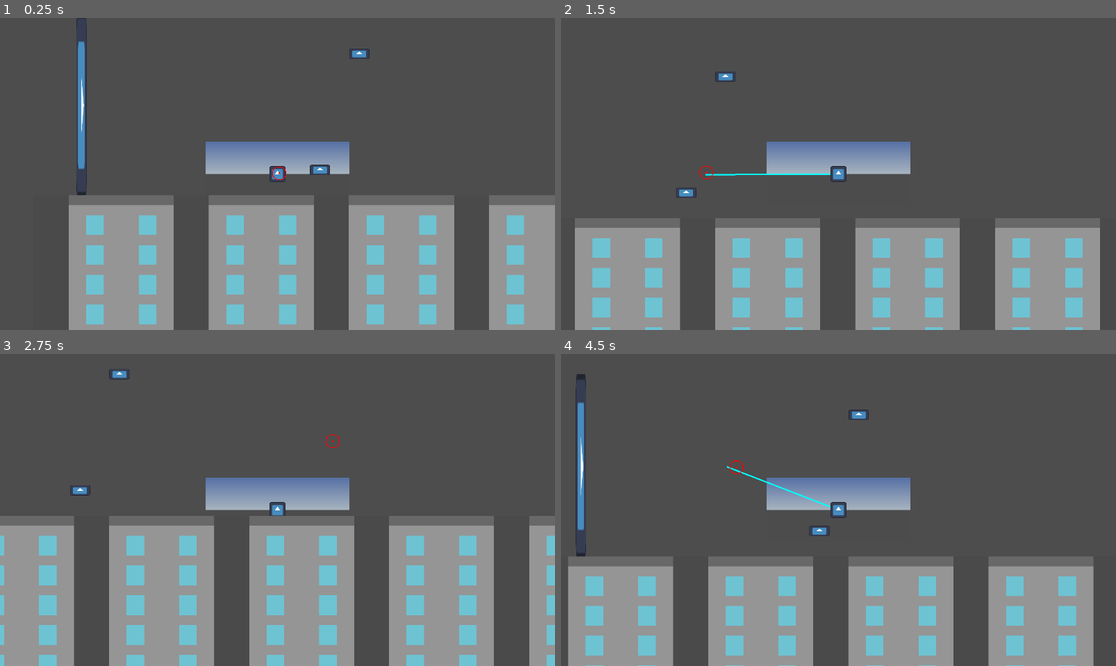
Above: before the commit, frames 1-4 (two rows, left to right).
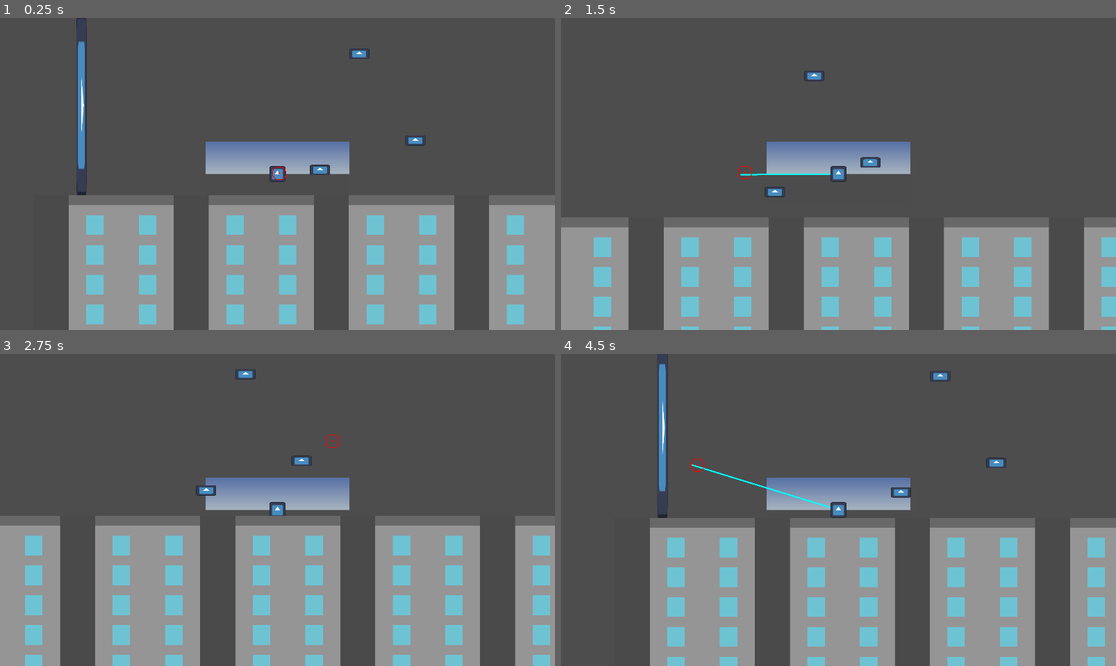
Above: after the commit, the same moments.

Repository: SpinkleSporf/1051-Final-Project
Game: Godot game, scene res://world.tscn
Same seed, same stepped clock (60 frames per second), same inputs: the game is played once before the commit and once after it. The engine's default icon, where the game draws it, is replaced by a stand-in: a white triangle on a blue panel in a dark square. A sky picture missing from this copy of the repository is replaced by a grey-blue gradient.
Inputs (mouse positions are in pixels of both pictures, inside the frame that each line leads up to):
- Up to frame 1 (0.25 s): no input
- Up to frame 2 (1.5 s): tap Enter at 0.5 s; move the mouse to (960, 158) at 0.52 s; press the mouse at (960, 158) at 0.53 s; hold Right (ui_right) 0.53-1.25 s; tap W (jump) at 0.77 s; release the mouse at (960, 158) at 1.25 s; drag from (727, 189) to (810, 236) at 1.27 s
- Up to frame 3 (2.75 s): move the mouse to (333, 441) at 2.02 s; hold Right (ui_right) from 2.03 s (still down); hold Shift from 2.03 s (still down); click (333, 441) at 2.3 s
- Up to frame 4 (4.5 s): release Right (ui_right) at 2.75 s; release Shift at 2.75 s; drag from (810, 572) to (672, 463) at 2.77 s; move the mouse to (1005, 556) at 3.52 s; hold Left (ui_left) 3.53-4.25 s; hold Ctrl 3.53-4.25 s; tap W (jump) at 3.77 s; click (1005, 556) at 3.8 s; drag from (672, 463) to (755, 432) at 4.27 s

The runs differ from the first frame. In frame 1, less than 0.1% of the frame differs, in the area x 72-77%, y 37-41%; in frame 2, 19%; in frame 3, 22%; in frame 4, 36%, in the area x 1-100%, y 0-100%.

Commit message:
slight edits

Diff:
--- a/1051 Final Project/playerTesting.gd
+++ b/1051 Final Project/playerTesting.gd
@@ -5,7 +5,7 @@
 var gravity = 5
 var jumpForce = -200
 var maxSpeed = 50.0
-
+var stopTime = 1.0
 var hookPos = Vector2()
 var isHooked = false
 
@@ -37,13 +37,13 @@
 		velocity.x = 0
 	queue_redraw()
 
-	# movement
+	isOnFloor = is_on_floor()
+
+	# grounded movement
 	if Input.is_action_pressed("ui_right"):
 		velocity.x = 1*speed
 	elif Input.is_action_pressed("ui_left"):
 		velocity.x = -1*speed
-
-	isOnFloor = is_on_floor()
 
 	#allows jumping
 	if Input.is_action_just_pressed("jump") and isOnFloor:
@@ -59,10 +59,11 @@
 
 func move_towards_hook() -> void:
 	direction = (hookPos - global_position)
-	clamp(velocity.x, -50, 50) #sets max speed
-	clamp(velocity.y, -50, 50) #sets max speed
 	velocity.x += direction.x * hookSpeed
 	velocity.y += direction.y * hookSpeed
+	velocity.x = clamp(velocity.x, -300, 300) #sets max speed
+	velocity.y = clamp(velocity.y, -200, 200) #sets max speed
+	#print(velocity)
 	move_and_slide()
 
 func _draw():
--- a/1051 Final Project/world.tscn
+++ b/1051 Final Project/world.tscn
@@ -130,3 +130,17 @@
 texture_filter = 1
 scale = Vector2(8.65625, 4.90625)
 texture = ExtResource("4_0i7dt")
+
+[node name="level5" type="StaticBody2D" parent="."]
+position = Vector2(96, -105)
+physics_material_override = SubResource("PhysicsMaterial_taone")
+metadata/_edit_group_ = true
+
+[node name="Sprite2D" type="Sprite2D" parent="level5"]
+position = Vector2(142.5, 57)
+scale = Vector2(0.273437, 0.140625)
+texture = ExtResource("2_ddaol")
+
+[node name="CollisionShape2D" type="CollisionShape2D" parent="level5"]
+position = Vector2(142.5, 57)
+shape = SubResource("RectangleShape2D_3wvhd")
Not shown, changed: .DS_Store
